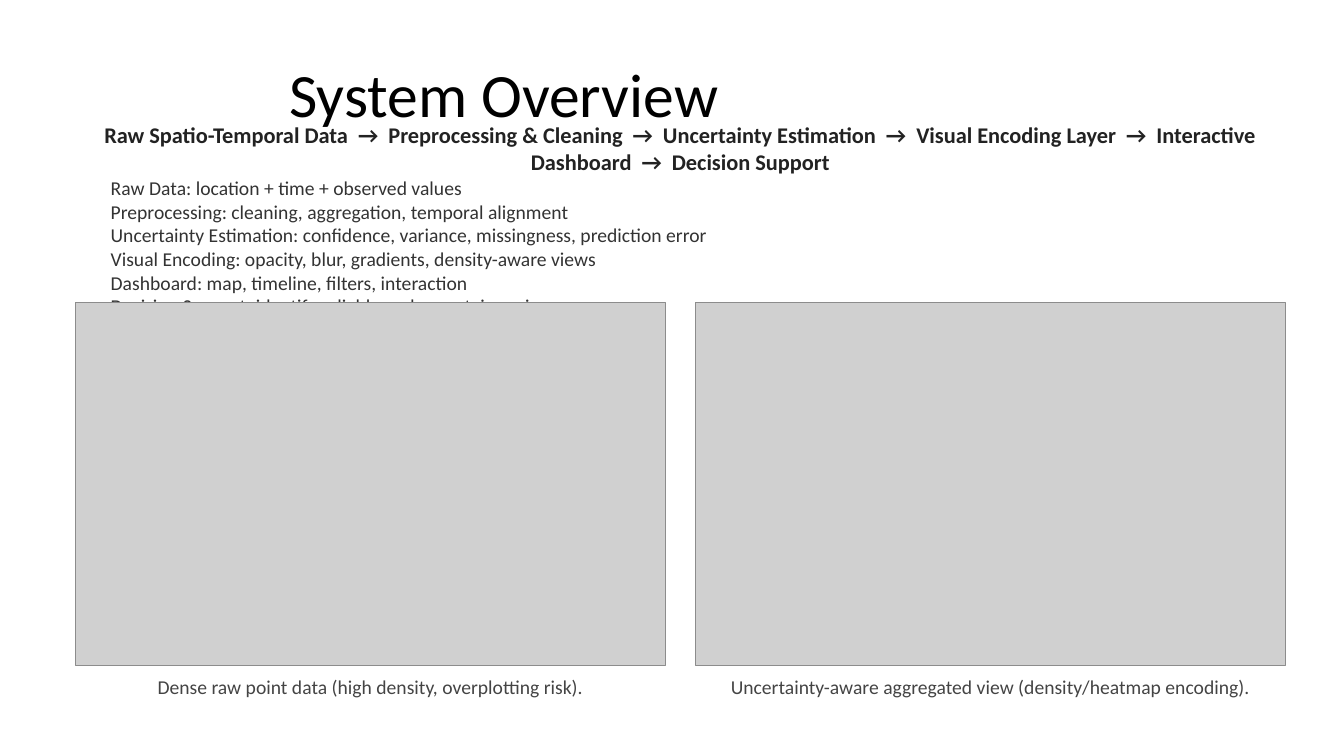
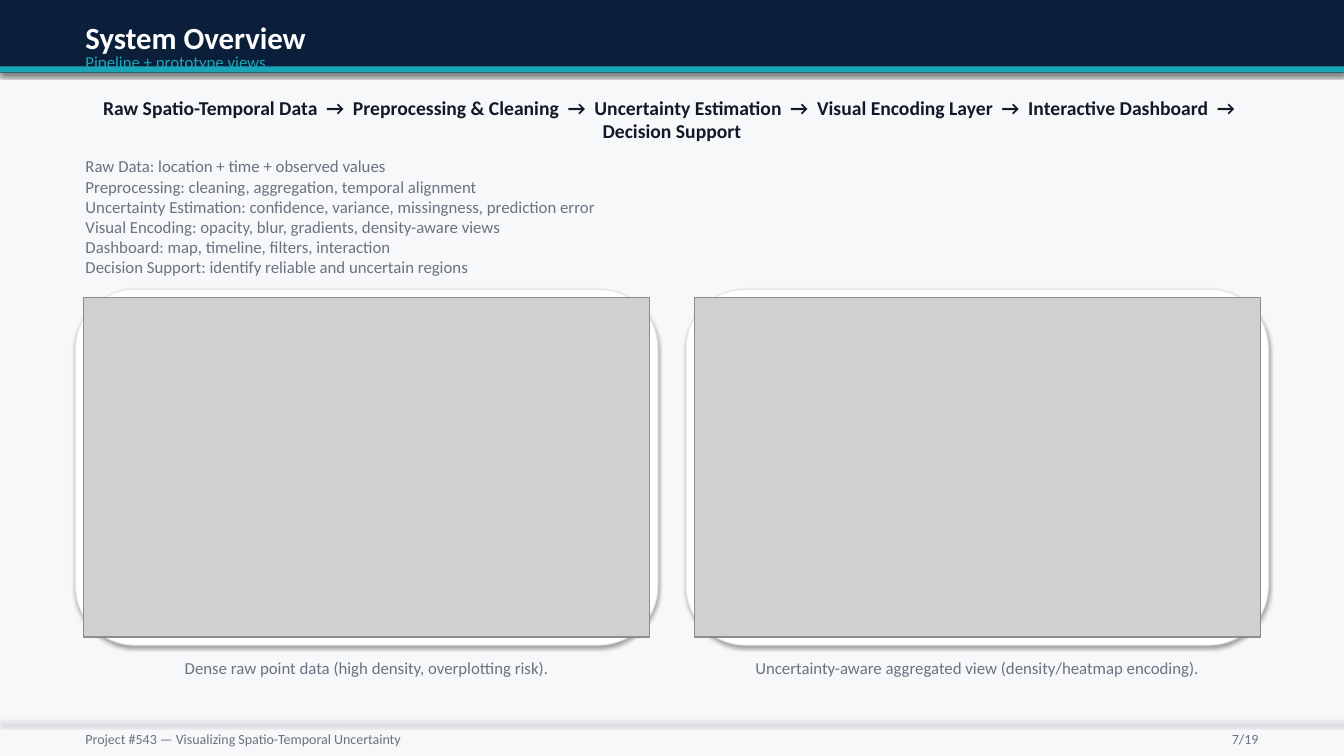
Before and after one commit to mufasa-349/GRAD-Project-Proposal-Presentation, a slide deck: slide 7 of out/Project_543_Uncertainty_Visualization.pptx. Drawn at 1344x756 pixels with LibreOffice and Linux fonts; fonts in the diff are those of the drawing; grey boxes stand for pictures. Boxes give left, top, right and bottom in pixels: in the first picture for what was removed or moved away, otherwise in the second. Text is boxed around its words. In the diff, an @@ line names an element or a change of style, - is before the commit and + after.

```diff
--- a/out/Project_543_Uncertainty_Visualization.pptx
+++ b/out/Project_543_Uncertainty_Visualization.pptx
@@ background #FFFFFF to #F7F8FA @@
@@ rectangle added at [0,0,1344,73], fill #0B1F3B @@
@@ text "System Overview": place and size @@
-text "System Overview" at [289,74,718,132]
+text "System Overview" at [85,27,306,58]
@@ text "System Overview" at [85,27,306,58]: size 44 to 22 pt, text colour #000000 to #FFFFFF, bold on; alignment centre to left; vertical alignment middle to top @@
@@ text added at [85,54,266,72], 12 pt, text #1AA6B7 @@
+Pipeline + prototype views
@@ rectangle added at [0,67,1344,73], fill #1AA6B7 @@
@@ text "Raw Spatio-Temporal Data → Preprocessing ...": place and size @@
-text "Raw Spatio-Temporal Data → Preprocessing ..." at [104,124,1255,174]
+text "Raw Spatio-Temporal Data → Preprocessing ..." at [103,101,1208,141]
@@ text "Raw Spatio-Temporal Data → Preprocessing ..." at [103,101,1208,141]: size 16 to 14 pt, text colour #222222 to #111827 @@
@@ text "Raw Data: location + time ...": place and size @@
-text "Raw Data: location + time ..." at [111,181,706,303]
+text "Raw Data: location + time ..." at [85,160,594,276]
@@ text "Raw Data: location + time ..." at [85,160,594,276]: size 14 to 12 pt, text colour #333333 to #6B7280 @@
@@ rounded rectangle added at [76,289,658,645], fill #FFFFFF, outline #E5E7EB 0.75 pt @@
@@ picture: place and size @@
-picture at [76,302,665,665]
+picture at [84,297,650,637]
@@ rounded rectangle added at [687,289,1269,645], fill #FFFFFF, outline #E5E7EB 0.75 pt @@
@@ picture: place and size @@
-picture at [696,302,1286,665]
+picture at [695,297,1261,637]
@@ text "Dense raw point data (high ...": place and size @@
-text "Dense raw point data (high ..." at [158,680,583,698]
+text "Dense raw point data (high ..." at [185,662,548,677]
@@ text "Dense raw point data (high ..." at [185,662,548,677]: size 14 to 12 pt, text colour #444444 to #6B7280 @@
@@ text "Uncertainty-aware aggregated view (density/heatmap encoding) ..." at [755,662,1199,677]: size 14 to 12 pt, text colour #444444 to #6B7280 @@
@@ text "Uncertainty-aware aggregated view (density/heatmap encoding) ...": place and size @@
-text "Uncertainty-aware aggregated view (density/heatmap encoding) ..." at [731,680,1249,698]
+text "Uncertainty-aware aggregated view (density/heatmap encoding) ..." at [755,662,1199,677]
@@ rectangle added at [0,721,1344,723], fill #E5E7EB @@
@@ text added at [85,734,401,747], 10 pt, text #6B7280 @@
+Project #543 — Visualizing Spatio-Temporal Uncertainty
@@ text added at [1232,734,1259,745], 10 pt, text #6B7280 @@
+7/19
```
Also in this commit, not shown: 17 other slides changed, 1 slide added, 1 slide removed, 1 other file.
